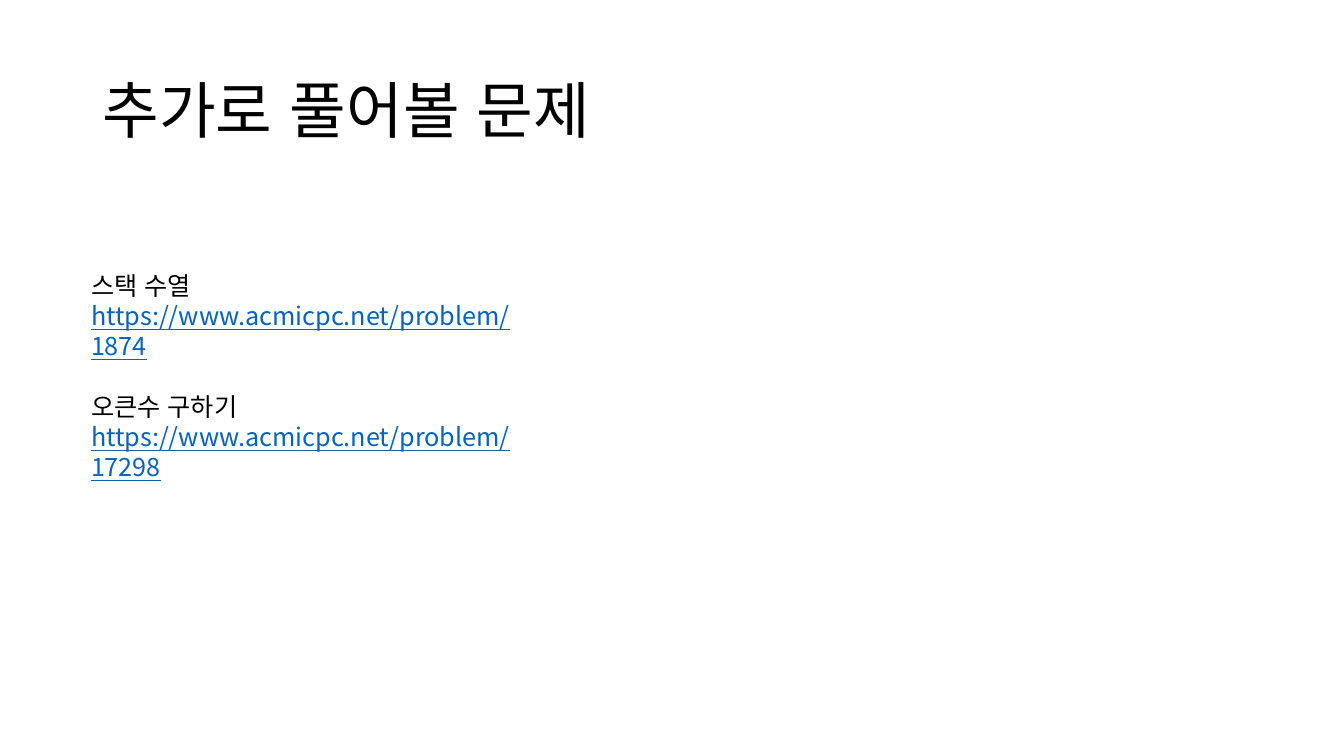
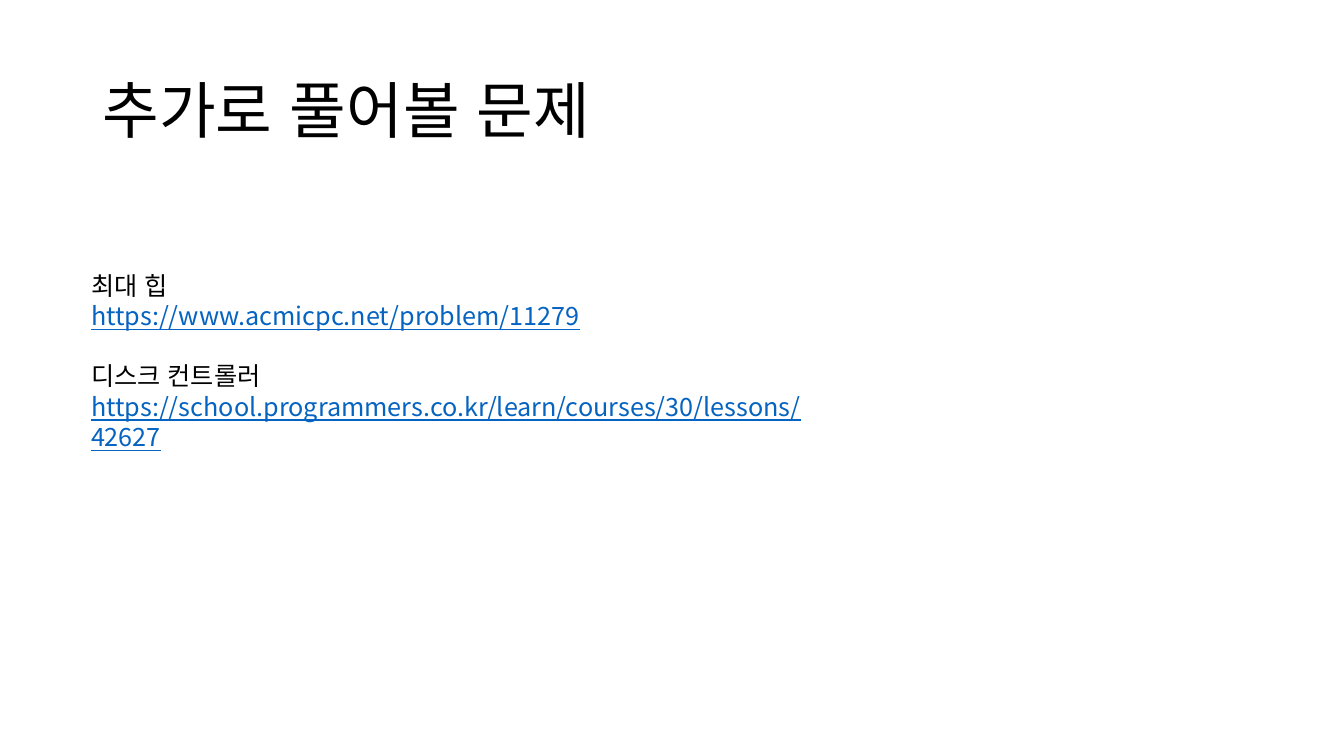
Before and after one commit to ldw9981/DataStructureAndAlgorithm, a slide deck: slide 12 of Documents/힙.pptx. Drawn at 1344x756 pixels with LibreOffice and Linux fonts; fonts in the diff are those of the drawing. Boxes give left, top, right and bottom in pixels: in the first picture for what was removed or moved away, otherwise in the second. Text is boxed around its words. In the diff, an @@ line names an element or a change of style, - is before the commit and + after.

Commit message:
update

```diff
--- a/Documents/힙.pptx
+++ b/Documents/힙.pptx
@@ text at <box>91,274,801,451</box>: text changed @@
-스택 수열
-https://www.acmicpc.net/problem/1874
-오큰수 구하기
-https://www.acmicpc.net/problem/17298
+최대 힙
+https://www.acmicpc.net/problem/11279
+디스크 컨트롤러
+https://school.programmers.co.kr/learn/courses/30/lessons/42627
```
